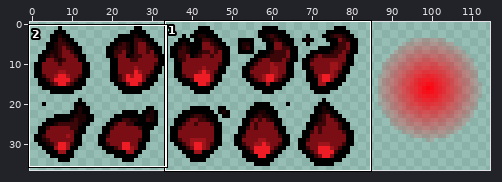
Sprite sheet, stored at resources/gfx/familiar/familiar_vesta_shadow.png. Above, an overview of the earlier version with the close-up marked.
Close-up. Before the commit:
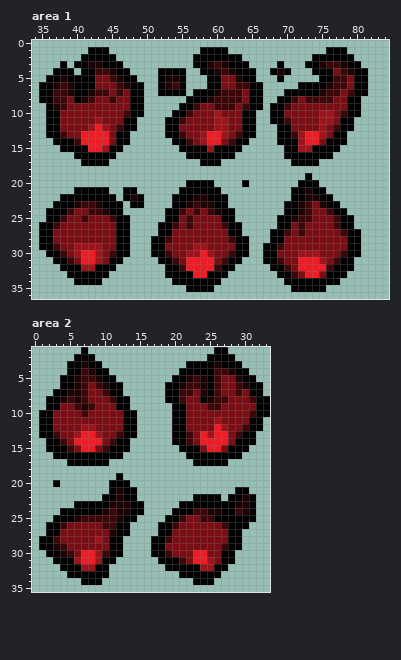
The file is 115x37 pixels. Pixels under 10% opacity are left out. Colours within 5 levels of each other are drawn and written as one. Shown: area 1: x 34..84, y 0..36; area 2: x 0..33, y 1..35.
The same view after the edit:
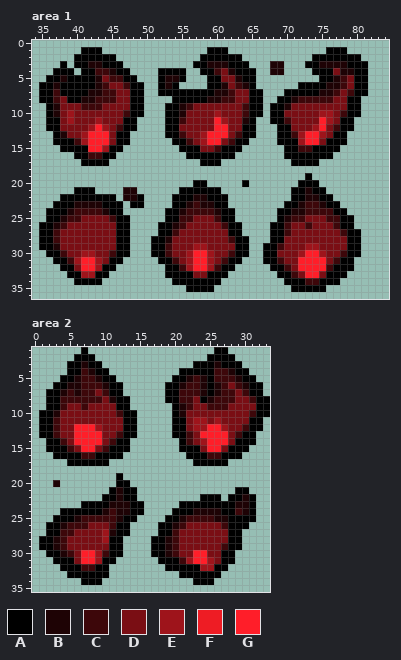
Palette (. is transparent): A #000000  B #1e0305  C #3d070a  D #7a0e14  E #9e141b  F #ee1c24  G #ff1e29
Change:
Changed rows in their new state; - is an unchanged pixel.
Area 1:
first column x 36:
 1 -----A--.-------------.-----------------------
 2 ----A----------------.----------------------A-
 3 ------------------------B-------BB------BB---A
 4 ------------------------CD------B-.-------B---
 5 -------B--C----------------------.-------B----
 6 --AA---BC-DC------A.-----B--B-.----------B----
 7 --AA---B-CD---------A----B-D------------B-----
 8 --DA--BCC---------AA----B--D-------BC---------
 9 --D--CCC---------AABCD--DDD-------B-----------
10 -B-E-------------A-BD-------C-A---------------
11 ---E--------------------G---B----------G------
12 -------G----------------GG------------EG------
13 .-B--EGGG--------------GGG-----------GG-------
14 -----EGGG--------------GG------------GG-------
15 ------GG--------------DDC-----------CC--------
16 ------CC--------------------------------------
first column x 37:
20 -------------------.--.-----------------
21 ------..--BB----------------------------
22 ----------B-----------------------------
23 ----BB-------------------------------C--
24 --BCC-------------BC-C----------A-B--CC-
25 -BCCD-------------C----C---------BC-D--C
26 BC---------------BCD-----------A-C-DC---
27 C----------------C-----------------D----
28 C---------------B-----------------------
29 B--DDDD---------C-------------------EE--
30 ---DEED-------------GG--------------GGE-
31 ---EGG-------------EGGE------------GGGG-
32 ---DGGE------------EGGE------------GGGG-
33 ----EE--------------DD--------------GG--
34 ------------------------------------CC--
Area 2:
first column x 2:
 3 --------------------.--------
 5 -------------------------CC--
 6 -A-B--C-----------------BC---
 7 A-BC--C--------------C--BCCDC
 8 --C-C-CC-B----------C-----C--
 9 --C-DCD------------BC----C---
10 -B---D----C--------B---------
11 -C-------------------EE------
12 -C--GGGE-------------EEGG----
13 ----GGGG--------------GGGG---
14 ----GGGG----------.---EGGG---
15 -----GG----------------GG----
16 -----CC----------------CC----
first column x 3:
20 B-------.----------------
22 --------------------.----
23 ---.---------------------
24 --------------------BB---
25 ------------------BCC--BB
26 -BCCC--D---------BC------
27 -CC----E---------C-------
28 BC----DE--------BC-------
29 ----------------BC-------
30 ----GG----------BC--GG---
31 ---DGG-------------EGG---
32 ----CC-------------------
Where, in picture pixels (left, top, right, bottom), the same in both close-ups:
changed: (46, 47, 130, 159)
changed: (165, 47, 368, 187)
changed: (53, 187, 137, 278)
changed: (270, 201, 333, 285)
changed: (165, 208, 221, 278)
changed: (172, 361, 249, 459)
changed: (46, 382, 123, 571)
changed: (165, 494, 228, 564)
